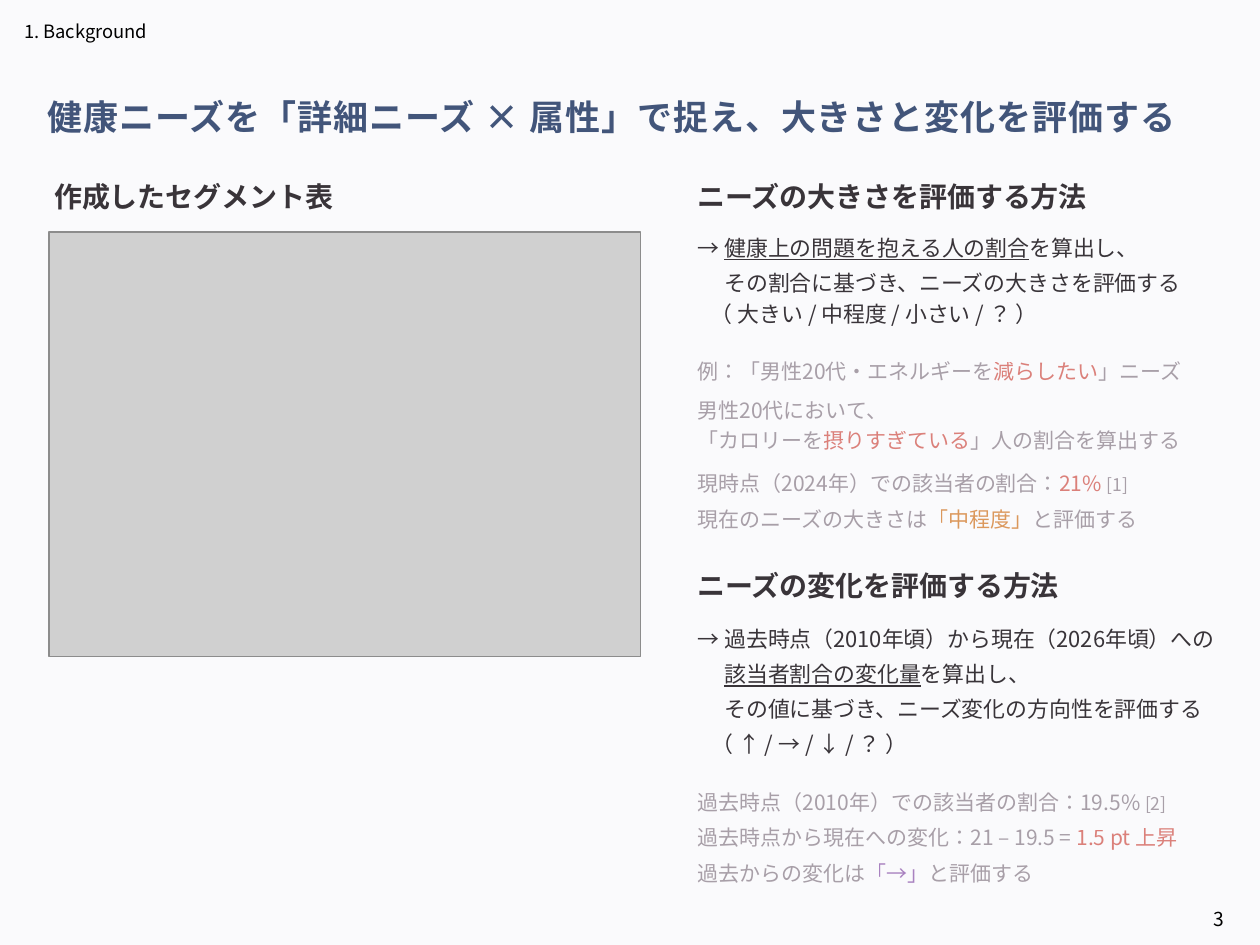
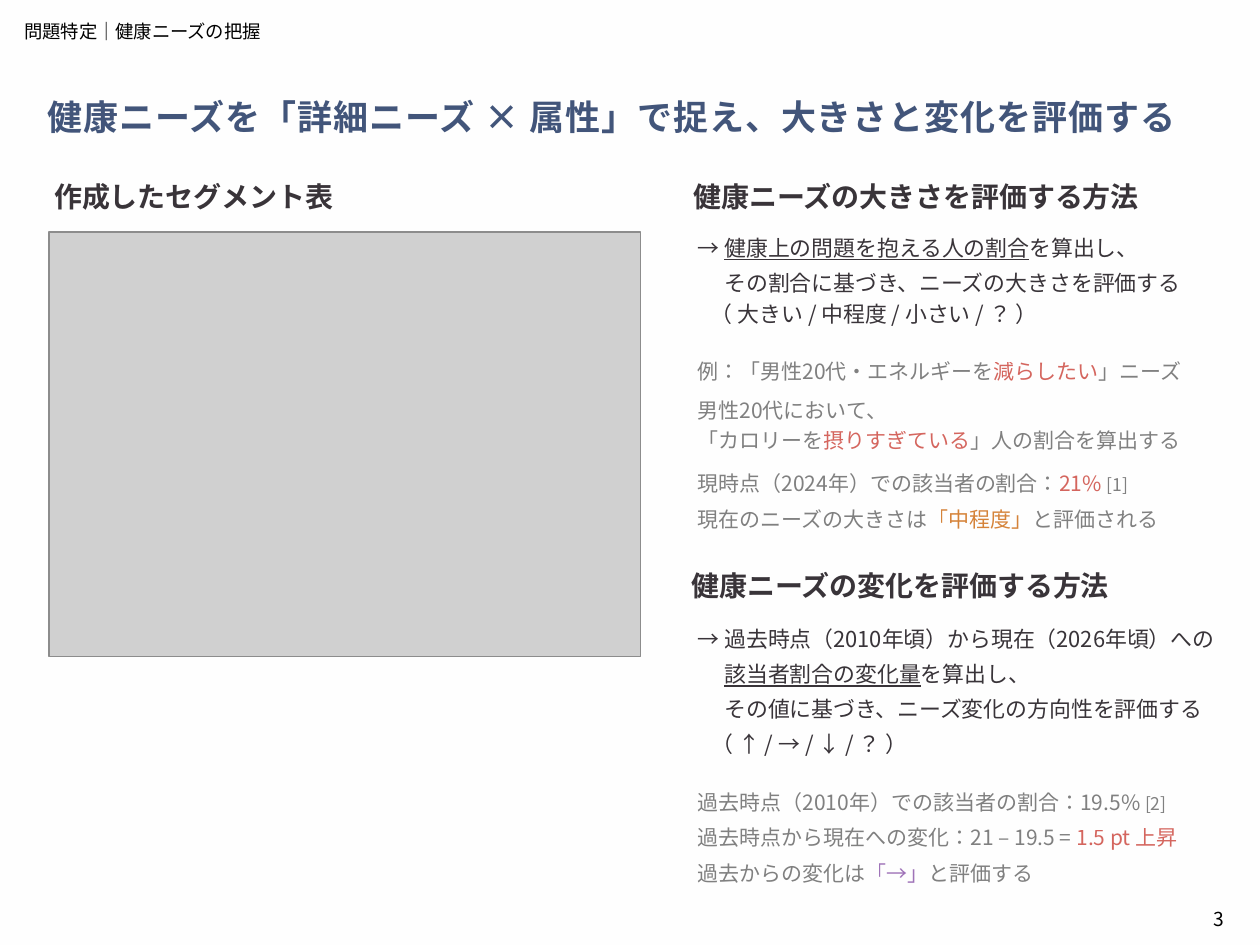
Before and after one commit to aoiseki0415/Accenture_CEO, a slide deck: slide 3 of 提出物一覧/アクセンチュア_中間発表.pptx. Drawn at 1260x945 pixels with LibreOffice and Linux fonts; fonts in the diff are those of the drawing; grey boxes stand for pictures. Boxes give left, top, right and bottom in pixels: in the first picture for what was removed or moved away, otherwise in the second. Text is boxed around its words. In the diff, an @@ line names an element or a change of style, - is before the commit and + after.

```diff
--- a/提出物一覧/アクセンチュア_中間発表.pptx
+++ b/提出物一覧/アクセンチュア_中間発表.pptx
@@ background #E7E6F4 at 19% opacity to #F5EDE9 at 4% opacity @@
@@ text removed at bbox=[24, 23, 147, 43] @@
-1. Background
@@ text added at bbox=[24, 22, 260, 40], 10.5 pt, text #000000 @@
+問題特定｜健康ニーズの把握
@@ text at bbox=[694, 183, 1139, 210]: text changed @@
-ニーズの大きさを評価する方法
+健康ニーズの大きさを評価する方法
@@ text "例：「男性20代・エネルギーを減らしたい」ニーズ" at bbox=[698, 361, 1182, 381]: text colour #A89FA8 to #808080, text colour #CE4D44 at 70% opacity to #CE4D44 at 85% opacity in "例：「男性20代・エネルギーを減らしたい」ニーズ" @@
@@ text "男性20代において、 「カロリーを摂りすぎている」人の割合を算出する" at bbox=[698, 400, 1181, 450]: text colour #A89FA8 to #808080 in "男性20代において、 「カロリーを摂りすぎている」人の割合を算出する"; text colour #CE4D44 at 70% opacity to #CE4D44 at 85% opacity in "「カロリーを摂りすぎている」人の割合を算出する" @@
@@ text "現時点（2024年）での該当者の割合：21% [1]" at bbox=[698, 473, 1128, 494]: text colour #A89FA8 to #808080 in "現時点（2024年）での該当者の割合：21% [1]"; text colour #CE4D44 at 70% opacity to #CE4D44 at 85% opacity in "現時点（2024年）での該当者の割合：21%" @@
@@ text at bbox=[698, 509, 1159, 529]: text changed; text colour #A89FA8 to #808080 @@
-現在のニーズの大きさは「中程度」と評価する
+現在のニーズの大きさは「中程度」と評価される
@@ text at bbox=[692, 572, 1109, 599]: text changed @@
-ニーズの変化を評価する方法
+健康ニーズの変化を評価する方法
@@ text "過去時点（2010年）での該当者の割合：19.5% [2]" at bbox=[698, 792, 1166, 813]: text colour #A89FA8 to #808080 @@
@@ text "過去時点から現在への変化：21 – 19.5 = 1.5 ..." at bbox=[698, 827, 1178, 850]: text colour #A89FA8 to #808080 in "過去時点から現在への変化：21 – 19.5 ="; text colour #CE4D44 at 70% opacity to #CE4D44 at 85% opacity in "1.5 pt 上昇" @@
@@ text "過去からの変化は「→」と評価する" at bbox=[698, 863, 1034, 883]: text colour #A89FA8 to #808080, text colour #9564B1 at 80% opacity to #9564B1 at 90% opacity in "過去からの変化は「→」と評価する" @@
```
Also in this commit, not shown: 15 other slides changed, 7 slides added, 3 slides removed.
